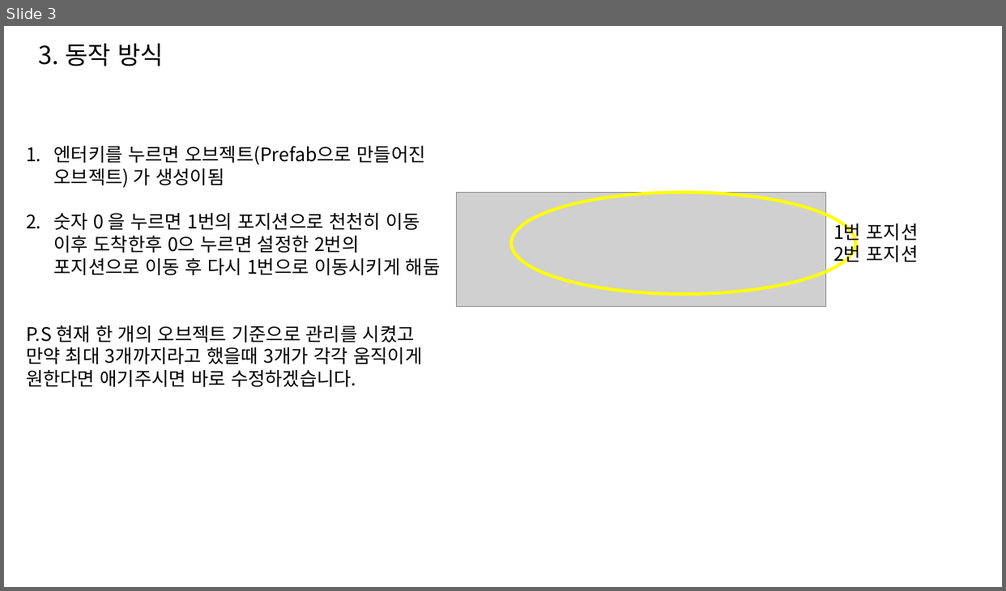
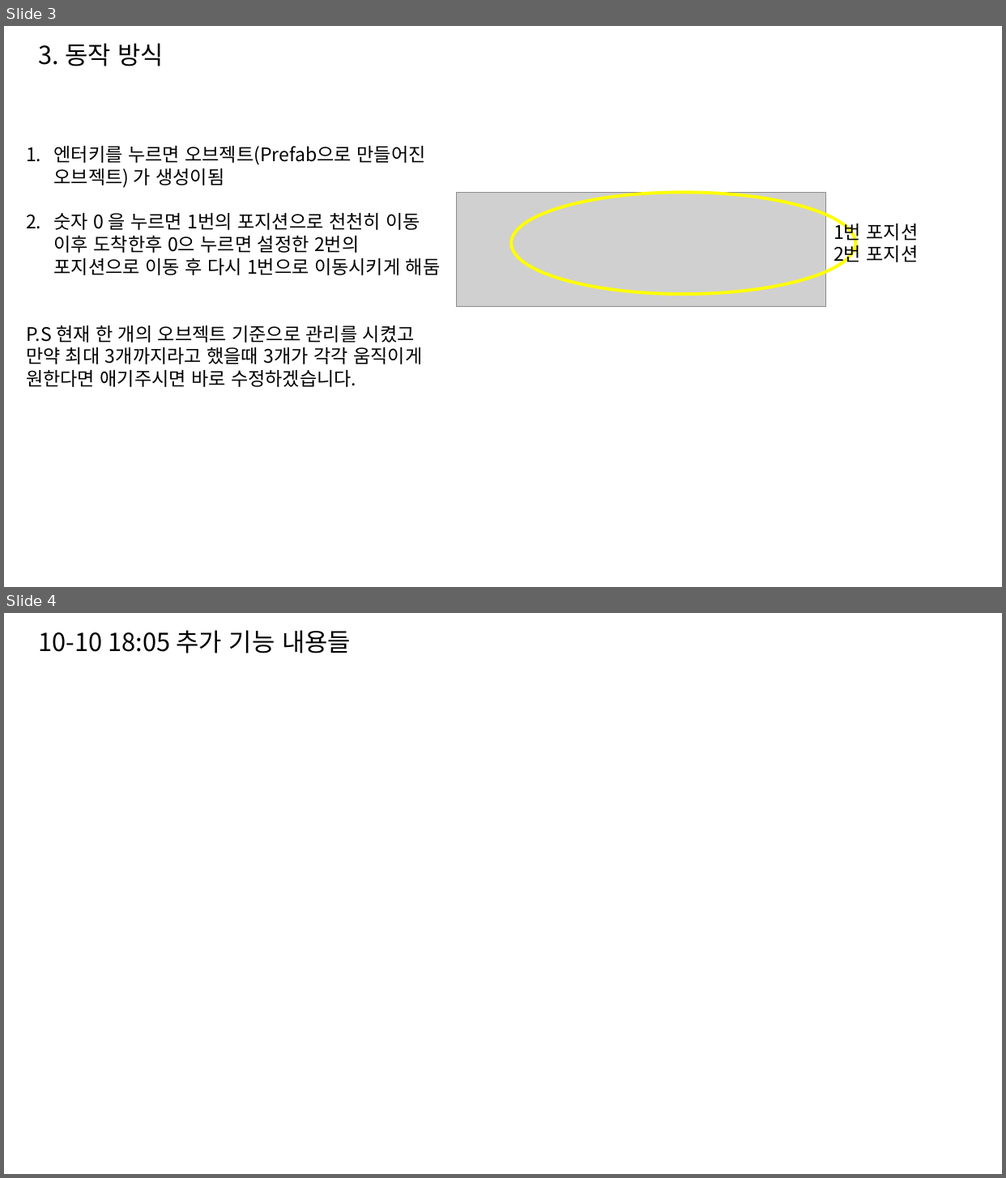
Before and after one commit to chrisLeeSW/Throw_ink, a slide deck: 스테이지 오브젝트들이 이동하는 세팅 방식 자료.pptx. Shown one above the other, each under a label of ours: slide 3 before the commit, slides 3 and 4 after it. The pictures are 1006x591 and 1006x1178 pixels, drawn with LibreOffice and Linux fonts; fonts in the diff are those of the drawing; grey boxes stand for pictures. Boxes give left, top, right and bottom in pixels: in the first picture for what was removed or moved away, otherwise in the second. Text is boxed around its words. In the diff, an @@ line names an element or a change of style, - is before the commit and + after.

```diff
--- a/스테이지 오브젝트들이 이동하는 세팅 방식 자료.pptx
+++ b/스테이지 오브젝트들이 이동하는 세팅 방식 자료.pptx
@@ slide 4 added at [4,613,1002,1174], background #FFFFFF @@
@@ text added at [39,630,351,653], 24 pt, text #000000 @@
+10-10 18:05 추가 기능 내용들
```
Also in this commit, not shown: 41 other files.
